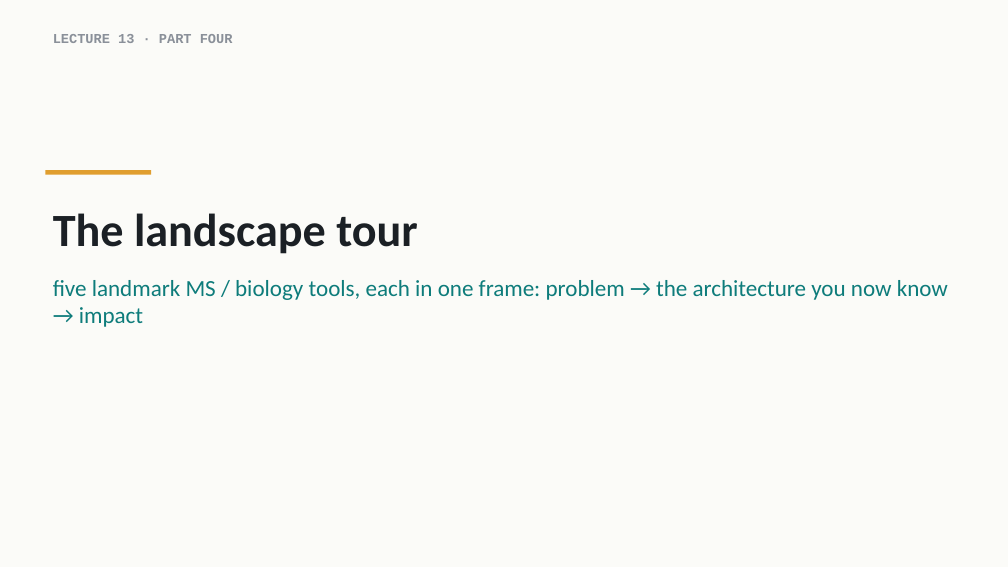
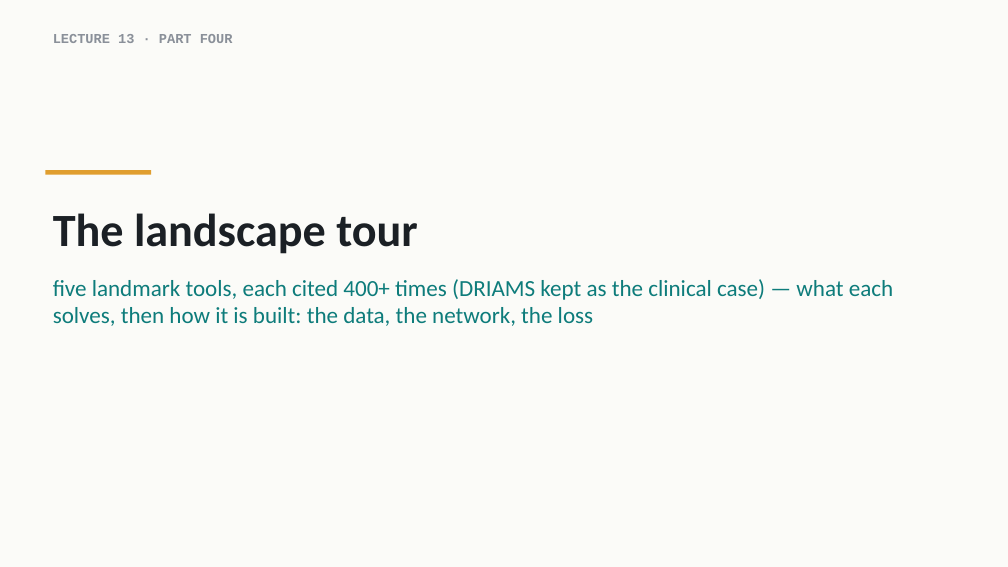
Before and after one commit to indigobio/msacl_dl_course, a slide deck: slide 26 of slides/pptx/lecture13_llms_landscape.pptx. Drawn at 1008x567 pixels with LibreOffice and Linux fonts; fonts in the diff are those of the drawing. Boxes give left, top, right and bottom in pixels: in the first picture for what was removed or moved away, otherwise in the second. Text is boxed around its words. In the diff, an @@ line names an element or a change of style, - is before the commit and + after.

```diff
--- a/slides/pptx/lecture13_llms_landscape.pptx
+++ b/slides/pptx/lecture13_llms_landscape.pptx
@@ text at [53, 279, 893, 326]: text changed @@
-five landmark MS / biology tools, each in one frame: problem → the architecture you now know → impact
+five landmark tools, each cited 400+ times (DRIAMS kept as the clinical case) — what each solves, then how it is built: the data, the network, the loss
```
Also in this commit, not shown: 6 other slides changed, 10 slides added, 3 other files.
